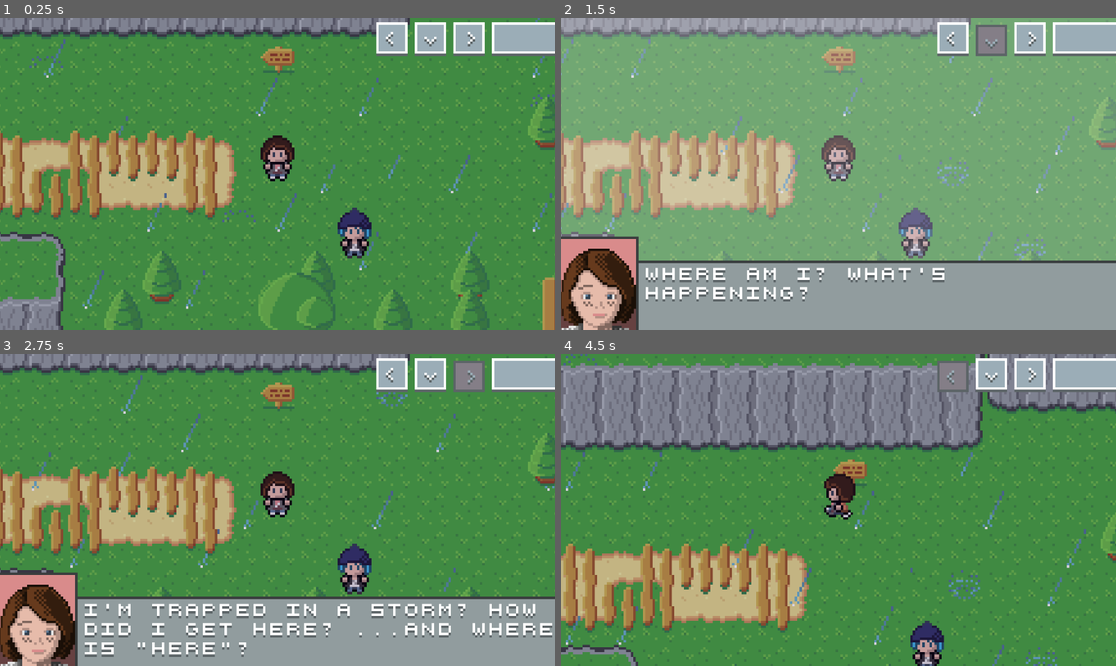
Above: before the commit, frames 1-4 (two rows, left to right).
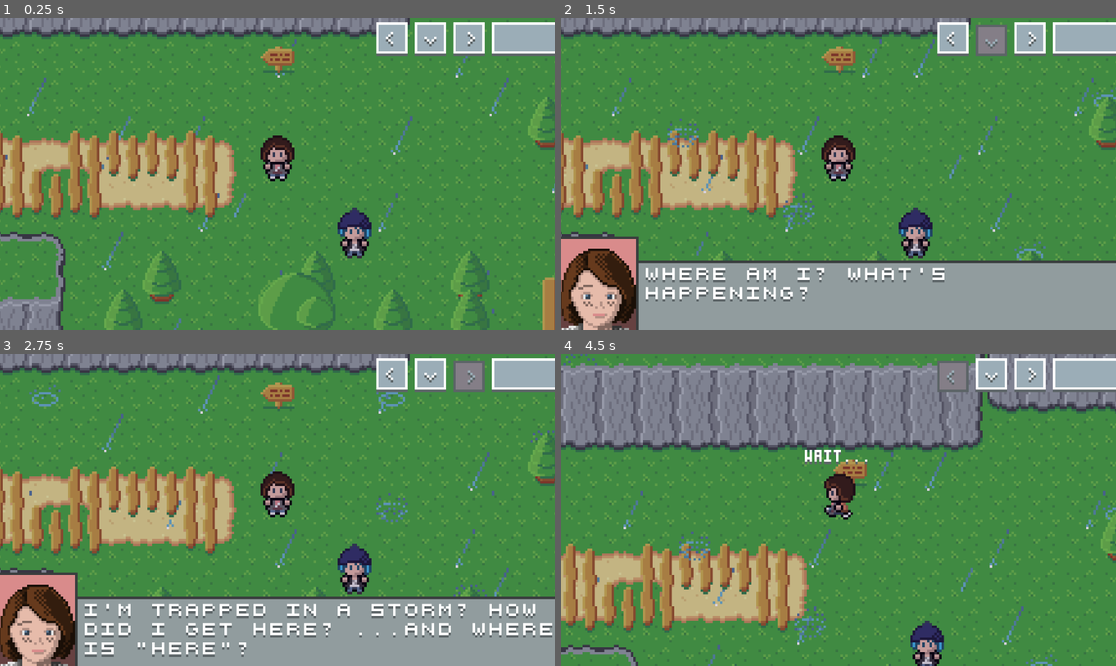
Above: after the commit, the same moments.

Repository: minkezhang/lis
Game: Godot game, scene res://scenes/level/level.tscn
The game is run twice, just before and just after one commit, with the same random seed, the same clock (stepped at 60 frames per second) and the same inputs. The project has no main scene, so this scene is started directly.
Inputs:
- Up to frame 1 (0.25 s): no input
- Up to frame 2 (1.5 s): tap Enter (ui_accept) at 0.5, 0.77 s; hold Right (ui_right) 0.53-1.28 s; hold Down (ui_down) from 1.28 s (still down)
- Up to frame 3 (2.75 s): tap Enter (ui_accept) at 1.52 s; release Down (ui_down) at 2.03 s; hold Right (ui_right) from 2.03 s (still down)
- Up to frame 4 (4.5 s): release Right (ui_right) at 2.78 s; hold Up (ui_up) 2.78-3.53 s; tap Enter (ui_accept) at 3.02, 3.77 s; hold Left (ui_left) from 3.53 s (still down)

The runs differ from the first frame. In frame 1, 1.4% of the frame differs, in the area x 0-100%, y 0-100%; in frame 2, 74%, in the area x 0-100%, y 0-78%; in frame 3, 1.3%; in frame 4, 1.9%.

Commit message:
Update Event lib

Diff:
--- a/lib/event/event.gd
+++ b/lib/event/event.gd
@@ -1,26 +1,36 @@
 extends Object
 
 const _libuuid = preload('res://lib/uuid.gd')
-const _libdialog = preload('res://lib/dialog.gd')
-const _libworkload = preload('res://lib/event/workload.gd')
 
+## E describes an event model for the game.
+##
+## The event accepts a payload function with takes a signal as its only input,
+## which the payload write to after completion. This signal is not directly
+## accessible by the event caller. Instead, the event itself writes to a
+## separate signal E.done.
+##
+## Events may be chained together to run synchronously, e.g.
+##   E.chain(F).chain(G)
+## which is identical to
+##   E.chain(F.chain(G))
+##
+## For either of the above invocations, calling
+##   E.execute()
+## will execute the events in E -> F -> G order.
+##
+## Example:
+##   await E(func(): return).execute()
+class E extends _libuuid.UUID:
+	var _next: E
+	var _f: Callable  # func(done: Signal)
+	var _name: String
 
-class Event extends _libuuid.UUID:
-	var _next: Event
-
-	var _f: _libworkload.W
-
-	var _singleton: bool
-	var _executed: bool
-
-	signal done
-
-	func _init(f: _libworkload.W, singleton: bool = true):
+	func _init(f: Callable, name: String = ''):
 		_f = f
-		_singleton = singleton
+		_name = name
 
 	# In order to chain an event, the _next node must be synchronous.
-	func chain(e: Event) -> Event:
+	func chain(e: E) -> E:
 		if _next == null:
 			_next = e
 		else:
@@ -28,35 +38,6 @@
 		return self
 
 	func execute():
-		if _singleton and _executed:
-			return
-
-		_executed = true
-
-		_f.execute()
-		await _f.done
-
+		await _f.call()
 		if _next != null:
-			_next.execute()
-			await _next.done
-
-		done.emit()
-
-
-static func E(f: Callable, singleton: bool = true) -> Event:
-	return Event.new(_libworkload.F(f), singleton)
-
-
-class TimerEvent extends Event:
-	func _init(n: Node, time_sec: float, singleton: bool = true):
-		super(_libworkload.T.new(n, time_sec), singleton)
-
-
-class EmitEvent extends Event:
-	func _init(eid: String, singleton: bool = true):
-		super(_libworkload.EventEmitter.new(eid), singleton)
-
-
-class DialogEvent extends Event:
-	func _init(l: _libdialog.Line, n: Node):
-		super(_libworkload.DialogRenderer.new(n, l), true)
+			await _next.execute()
--- a/lib/event/workload.gd
+++ b/lib/event/workload.gd
@@ -1,38 +1,31 @@
 extends Object
 
+const _libevent = preload('res://lib/event/event.gd')
 const _libdialog = preload('res://lib/dialog.gd')
 
 
-class W:
-	signal done
+static func Timer(n: Node, time_sec: float) -> Callable:
+	var f = func():
+		await n.get_tree().create_timer(time_sec).timeout
 
-	func execute():
-		assert(false, 'unimplemented Function.execute() method')
+	return f
 
 
-class _F extends W:
-	var _f: Callable
+static func EventEmitter(eid: String) -> Callable:
+	var f = func():
+		SignalBus.event_triggered.emit(eid)
 
-	func _init(f: Callable):
-		_f = f
-
-	func execute():
-		await _f.call()
-		done.emit()
+	return f
 
 
-static func F(f: Callable):
-	return _F.new(f)
+static func DialogRenderer(n: Node, l: _libdialog.Line) -> Callable:
+	return func():
+		await _DialogRenderer.new(n, l).payload()
 
 
-class T extends _F:
-	func _init(n: Node, time_sec: float):
-		super(func(): await n.get_tree().create_timer(time_sec).timeout)
-
-
-class EventEmitter extends _F:
-	func _init(eid: String):
-		super(func(): SignalBus.event_triggered.emit(eid))
+static func Animator(n: Node, animations: Array):
+	return func():
+		await _Animator.new(n, animations).payload()
 
 
 class AnimatorConfig:
@@ -46,28 +39,29 @@
 		_duration = d
 
 
-class DialogRenderer extends W:
+class _DialogRenderer:
 	var _l: _libdialog.Line
 	var _n: Node
+	signal _dialog_finished
 
 	func _init(n: Node, l: _libdialog.Line):
 		_n = n
 		_l = l
 
-	func execute():
-		var _h = func(lid: String):
+	func payload():
+		var h = func(lid: String):
 			if lid == _l.uuid():
-				done.emit()
+				_dialog_finished.emit()
 
-		SignalBus.eof_reached.connect(_h)
+		SignalBus.eof_reached.connect(h)
 
 		_n.set_dialog(_l)
-		await done
+		await _dialog_finished
 
-		SignalBus.eof_reached.disconnect(_h)
+		SignalBus.eof_reached.disconnect(h)
 
 
-class Animator extends W:
+class _Animator:
 	var _n: Node
 	var _animations: Array
 
@@ -75,15 +69,10 @@
 		_n = n
 		_animations = animations
 
-	func _execute_helper(animations: Array):
-		if not animations.size():
-			done.emit()
-			return
-
-		var a = animations.pop_front()
-		var t = _n.get_tree().create_tween()
-		t.tween_property(_n, a._property, a._value, a._duration)
-		t.tween_callback(func(): _execute_helper(animations))
-
-	func execute():
-		_execute_helper(_animations)
+	func payload():
+		var l = _animations.duplicate()
+		while l.size():
+			var a = l.pop_front()
+			var t = _n.get_tree().create_tween()
+			t.tween_property(_n, a._property, a._value, a._duration)
+			await t.finished
--- a/scenes/level/level.gd
+++ b/scenes/level/level.gd
@@ -17,7 +17,6 @@
 
 
 func _event_triggered_handler(eid: String):
-	print("DEBUG(level.gd): _event_triggered_handler(eid: {eid})".format({'eid': eid}))
 	if eid not in _EVENT_TRIGGERED_HANDLER_LOOKUP:
 		push_warning('unhandled event ID: {eid}'.format({
 			'eid': eid,
@@ -42,47 +41,32 @@
 
 	_EVENT_TRIGGERED_HANDLER_LOOKUP = {
 		'LEVEL_LOADED': [
-			_libevent.E(func(): SignalBus.signal_handlers_installed.emit()),
+			_libevent.E.new(
+				func(): SignalBus.signal_handlers_installed.emit(),
+			),
 		],
 		'START_TIMER': [
-			_libevent.TimerEvent.new(self, 1.0).chain(
-				_libevent.EmitEvent.new('START_DIALOG'),
+			_libevent.E.new(_libworkload.Timer(self, 1.0)).chain(
+				_libevent.E.new(_libworkload.EventEmitter('START_DIALOG')),
 			),
 		],
 		'START_DIALOG': [
-			_libevent.DialogEvent.new(
+			_libevent.E.new(_libworkload.DialogRenderer(
+				$Dialog,
 				_libscript.SCRIPT['FOREST:MAX:00'],
-				$Dialog,
-			).chain(
-				# TODO(minkezhang): Set default controller config to MENU.
-				_libevent.Event.new(
-					_libworkload.F(
-						func(): SignalBus.enable_controller_mode_requested.emit(
-							_libcontroller.ControllerMode.MOVE
-						),
-					),
+			)).chain(_libevent.E.new(
+				func(): SignalBus.enable_controller_mode_requested.emit(
+						_libcontroller.ControllerMode.MOVE,
 				),
-			).chain(
-				_libevent.EmitEvent.new('EOF:FOREST:MAX:00'),
+			)).chain(_libevent.E.new(_libworkload.Timer(self, 1.0)
+			)).chain(_libevent.E.new(_libworkload.EventEmitter('EOF:FOREST:MAX:00'))
 			),
-			_libevent.Event.new(_libworkload.Animator.new(
-				$Map/Environment/Ambient,
-				[
-					_libworkload.AnimatorConfig.new('color', Color(0xfffffffff), 0.05),
-					_libworkload.AnimatorConfig.new('color', Color(0xfffffff88), 0.25),
-					_libworkload.AnimatorConfig.new(
-						'color',
-						$Map/Environment/Ambient._COLORS[$Map/Environment/Ambient.mode],
-						0.5,
-					),
-				]
-			)),
 		],
 		'EOF:FOREST:MAX:00': [
-			_libevent.DialogEvent.new(
+			_libevent.E.new(_libworkload.DialogRenderer(
+				$Map/Characters/Max/Dialog,
 				_libscript.SCRIPT['FOREST:MAX:01'],
-				$Map/Characters/Max/Dialog,
-			),
+			)),
 		],
 	}
 
--- a/scenes/level/overworld/map/ambient.gd
+++ b/scenes/level/overworld/map/ambient.gd
@@ -1,4 +1,7 @@
 extends ColorRect
+
+const _libevent = preload('res://lib/event/event.gd')
+const _libworkload = preload('res://lib/event/workload.gd')
 
 @export var mode: Mode
 
@@ -10,7 +13,65 @@
 }
 
 
+const _FREQUENCY = 0.5
+const _DOUBLE_STRIKE_PERCENTAGE = 0.2
+
+
+class _Lightning:
+	var _n: Node
+
+	func _init(n: Node):
+		_n = n
+
+	func _single_strike():
+		await _libworkload.Animator(
+			_n, [
+				_libworkload.AnimatorConfig.new('color', Color(0xfffffffaa), 0.05),
+				_libworkload.AnimatorConfig.new('color', Color(0xfffffff44), 0.15),
+				_libworkload.AnimatorConfig.new(
+					'color',
+					_COLORS[_n.mode],
+					0.2,
+				),
+			],
+		).call()
+
+	func _double_strike():
+		await _libworkload.Animator(
+			_n, [
+				_libworkload.AnimatorConfig.new('color', Color(0xfffffffaa), 0.05),
+				_libworkload.AnimatorConfig.new('color', Color(0x0000000aa), 0.05),
+				_libworkload.AnimatorConfig.new('color', Color(0xfffffff88), 0.05),
+				_libworkload.AnimatorConfig.new('color', Color(0x000000088), 0.15),
+				_libworkload.AnimatorConfig.new(
+					'color',
+					_COLORS[_n.mode],
+					0.2,
+				),
+			],
+		).call()
+
+	func payload():
+		var t = Timer.new()
+		t.one_shot = true
+
+		_n.add_child(t)
+
+
+		var f = func():
+			if randf() < _DOUBLE_STRIKE_PERCENTAGE:
+				await _double_strike()
+			else:
+				await _single_strike()
+			t.start(randf_range(1, 5) / _FREQUENCY)
+
+		t.timeout.connect(f)
+		t.start(1.0 / _FREQUENCY)
+
+
 func _ready():
 	# This spans the entire screen, not just the viewport.
 	size = get_tree().get_root().size
 	color = _COLORS[mode]
+
+	_libevent.E.new(func(): _Lightning.new(self).payload()).execute()
--- a/tests/event_test.gd
+++ b/tests/event_test.gd
@@ -1,91 +1,80 @@
-extends Object
-# TODO(minkezhang): Remove extraneous class_name declaration in Godot v4.3. See
-# https://github.com/godotengine/godot/issues/86032 for more information.
-class_name _EventTest
+extends Node
 
+const _libframework = preload('res://tests/framework/framework.gd')
 const _libevent = preload('res://lib/event/event.gd')
-const _libworkload = preload('res://lib/event/workload.gd')
-const _libframework = preload('res://tests/framework/framework.gd')
-
-class E extends _libevent.Event:
-	var _eid: String
-
-	func _init(eid: String):
-		super(_libworkload.F(func(): return))
-		_eid = eid
-	func _cmp(other: E) -> bool:
-		if other == null:
-			return false
-
-		if _eid != other._eid:
-			return false
-
-		if (self._next == null) and (other._next == null):
-			return true
-
-		return _next._cmp(other._next)
 
 
-class Chain extends _libframework.SingletonT:
+class _E extends _libevent.E:
+	func _init(name: String):
+		super(func(): return, name)
+
+
+class Chain extends _libframework.T:
 	func _init():
-		super('event/chain')
+		super('event/chain', [
+			{
+				'name': 'Trivial',
+				'want': ['a', 'b'],
+				'e': _E.new('a').chain(_E.new('b')),
+			},
+			{
+				'name': 'ChainInvariance',
+				'want': ['a', 'b', 'c'],
+				'e': _E.new('a').chain(_E.new('b').chain(_E.new('c'))),
+			}
+		])
+
+	func _got(_c: Dictionary) -> Array:
+		var r = _c['e']
+		var g = []
+		while r != null:
+			g = g + [r._name]
+			r = r._next
+
+		return g
+
+
+class Simple extends _libframework.SingletonT:
+	func _init():
+		super('event/simple')
 
 	func run() -> Array:
-		var want = E.new('a')
-		want._next = E.new('b')
-		want._next._next = E.new('c')
+		var x = {'val': false}
+		var f = func():
+			x['val'] = true
+		await _libevent.E.new(f).execute()
 
-		var ga = E.new('a').chain(
-			E.new('b')
-		).chain(
-			E.new('c')
-		)
-
-		var gb = E.new('a').chain(
-			E.new('b').chain(
-			E.new('c')
-		))
 		return [
-			_libframework.R.new('Nested', ga._cmp(want), want, ga),
-			_libframework.R.new('Nested/Alt', gb._cmp(want), want, gb),
+			_libframework.R.new('E.execute()', x['val'], true, false),
 		]
 
-
-# Check that in the case of chained events, all events preceding the last
-# event in the chain are fully executed.
-class ExecuteAwait extends _libframework.SingletonT:
-	signal _done
-
+class EventTimer extends _libframework.SingletonT:
 	func _init():
-		super('event/execute_wait', Node.new())
+		super('event/event_timer', Node.new())
 
 	func run() -> Array:
-		# Must pass-by-reference for locally-scoped variables. See
-		# https://github.com/godotengine/godot/issues/69014.
-		var _timer = {
-			'a': -INF,
-			'b': -INF,
-		}
-		var _af = func():
+		var ts = [
+			'-INF',
+			'-INF',
+		]
+
+		var fa = func():
 			# Ensure we can tell if _bf is executing concurrently and therefore
 			# returning early.
 			await root().get_tree().create_timer(1.0).timeout
-			_timer['a'] = Time.get_ticks_usec()
-		var _bf = func():
+			ts[0] = Time.get_ticks_usec()
+		var fb = func():
 			await root().get_tree().create_timer(0.5).timeout
-			_timer['b'] = Time.get_ticks_usec()
-			_done.emit()
+			ts[1] = Time.get_ticks_usec()
 
-		var a = _libevent.Event.new(_libworkload.F(_af)).chain(
-			_libevent.Event.new(_libworkload.F(_bf)),
+		var e = _libevent.E.new(fa).chain(
+			_libevent.E.new(fb),
 		)
 
-		a.execute()
-
-		# Wait until _bf actually returns to write the time of
+		# Wait until fb actually returns to write the time of
 		# execution.
-		await _done
+		await e.execute()
 
 		return [
-			_libframework.R.new('Timer', _timer['b'] > _timer['a'], true, false),
+			_libframework.R.new('E.execute()', ts[1] > ts[0], true, false),
 		]
--- a/tests/framework/executor.gd
+++ b/tests/framework/executor.gd
@@ -1,10 +1,11 @@
 extends Node2D
 
+const _libframework = preload('res://tests/framework/framework.gd')
+
 const _libgeotest = preload('res://tests/geo_test.gd')
+const _libdialogtest = preload('res://tests/dialog_test.gd')
+const _libframeworktest = preload('res://tests/framework_test.gd')
 const _libeventtest = preload('res://tests/event_test.gd')
-const _libdialogtest = preload('res://tests/dialog_test.gd')
-const _libframework = preload('res://tests/framework/framework.gd')
-const _libframeworktest = preload('res://tests/framework_test.gd')
 
 @export var debug: bool = false
 
@@ -19,14 +20,17 @@
 		_libdialogtest.SplitSingleLine.new(),
 		_libgeotest.ToGrid.new(),
 		_libgeotest.ToWorld.new(),
+		_libeventtest.Simple.new(),
+		_libeventtest.EventTimer.new(),
 		_libeventtest.Chain.new(),
-		_libeventtest.ExecuteAwait.new()
 	]
 
 	var s = _libframework.S.new()
 	add_child(s)
-	await s.run((
-	_DEBUG_TESTS if debug else []
-	) + tests)
+	await s.run(
+		(
+			_DEBUG_TESTS if debug else []
+		) + tests
+	)
 
 	get_tree().quit()
--- a/tests/framework/framework.gd
+++ b/tests/framework/framework.gd
@@ -1,7 +1,7 @@
 extends Object
 
 
-class R:
+class R:  ## Result
 	var _message: String
 	var _success: bool
 
@@ -40,6 +40,7 @@
 		return []
 
 
+## T is a config-driven test.
 class T extends SingletonT:
 	var _configs: Array
 
@@ -67,7 +68,7 @@
 		return results
 
 
-class S extends Node:
+class S extends Node:  ## Stats
 	var _fp: FileAccess
 	func _init():
 		var time_start = Time.get_datetime_dict_from_system()
